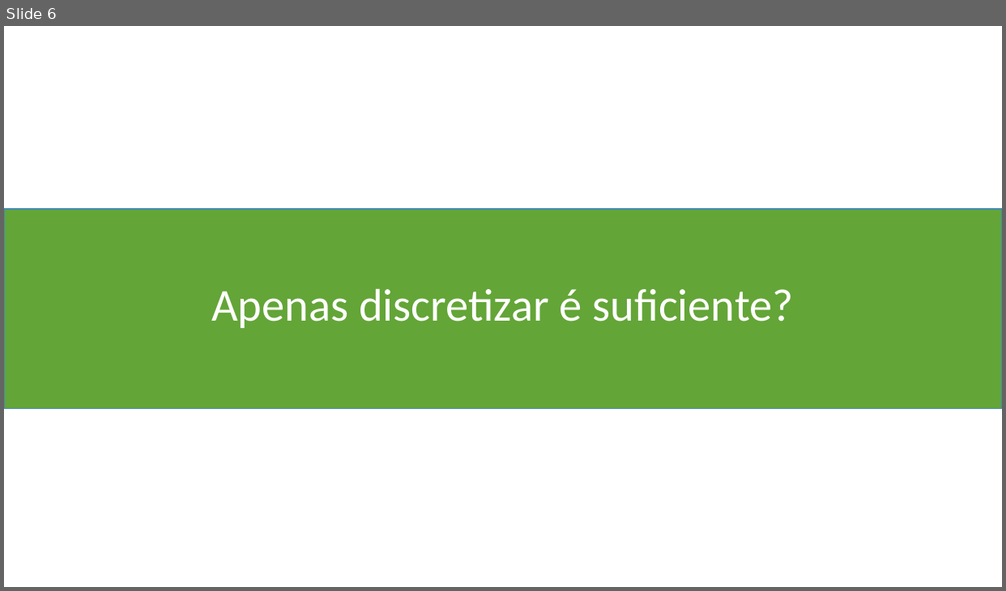
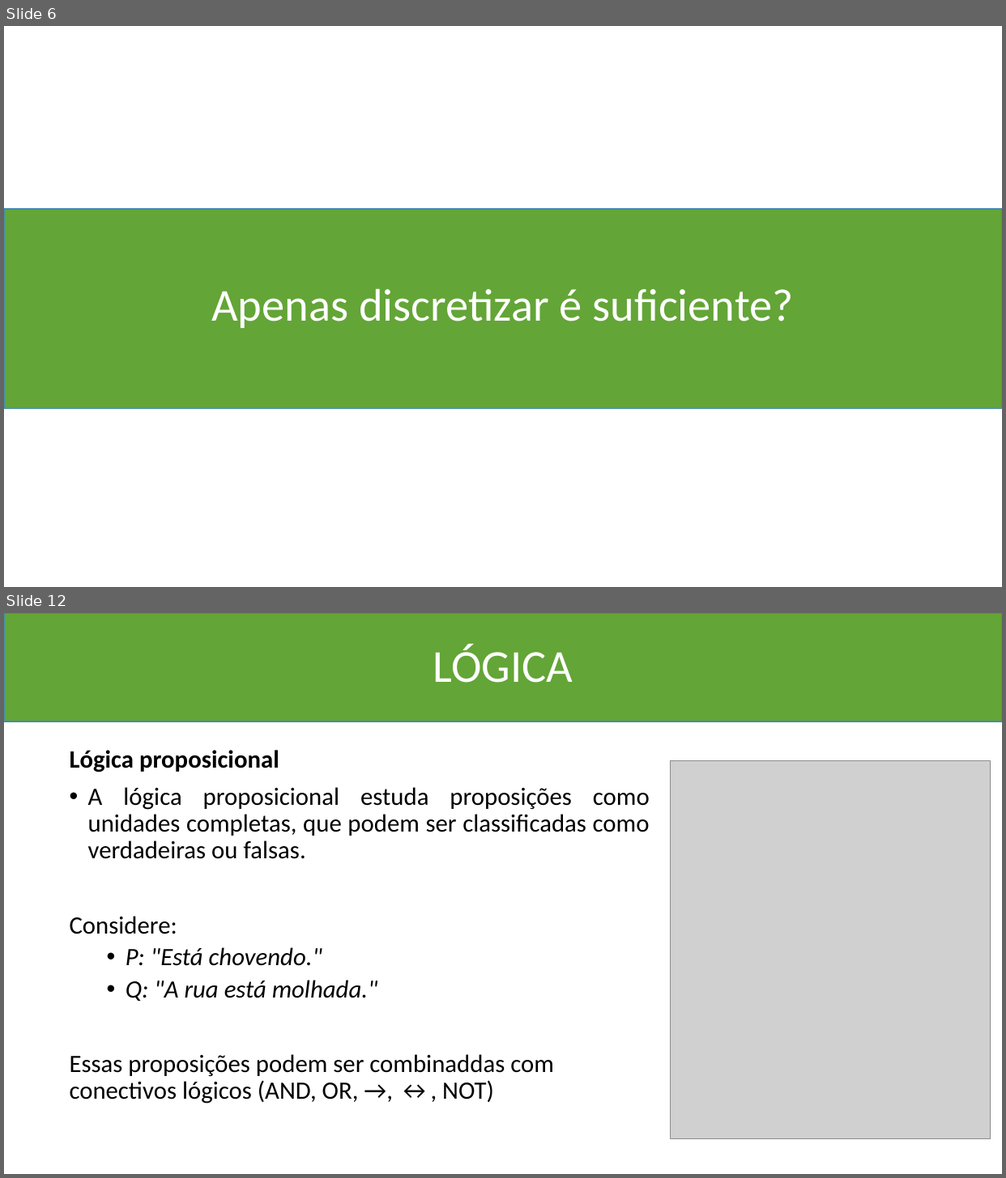
Before and after one commit to Marcio-Salmazo/Aulas, a slide deck: Matematica Discreta/Slides/01 - Fundamentos.pptx. Shown one above the other, each under a label of ours: slide 6 before the commit, slides 6 and 12 after it; the slides between them are not shown. The pictures are 1006x591 and 1006x1178 pixels, drawn with LibreOffice and Linux fonts; fonts in the diff are those of the drawing; grey boxes stand for pictures. Boxes give left, top, right and bottom in pixels: in the first picture for what was removed or moved away, otherwise in the second. Text is boxed around its words. In the diff, an @@ line names an element or a change of style, - is before the commit and + after.

```diff
--- a/Matematica Discreta/Slides/01 - Fundamentos.pptx
+++ b/Matematica Discreta/Slides/01 - Fundamentos.pptx
@@ slide 12 added at bbox=[4, 613, 1002, 1174], background #FFFFFF @@
@@ rectangle added at bbox=[4, 613, 1002, 722], fill #63A537, outline #418AB3 1 pt @@
@@ title added at bbox=[433, 644, 573, 683], 44 pt, text #FFFFFF @@
+LÓGICA
@@ text added at bbox=[70, 750, 650, 1104], 24 pt, text #000000 @@
+Lógica proposicional
+• A lógica proposicional estuda proposições como unidades completas, que podem ser classificadas como verdadeiras ou falsas.
+Considere:
+  • P: "Está chovendo."
+  • Q: "A rua está molhada."
+Essas proposições podem ser combinaddas com conectivos lógicos (AND, OR, →, ↔, NOT)
@@ picture added at bbox=[671, 761, 991, 1139] @@
```
Also in this commit, not shown: 2 slides changed, 4 other slides added, 10 other files.
